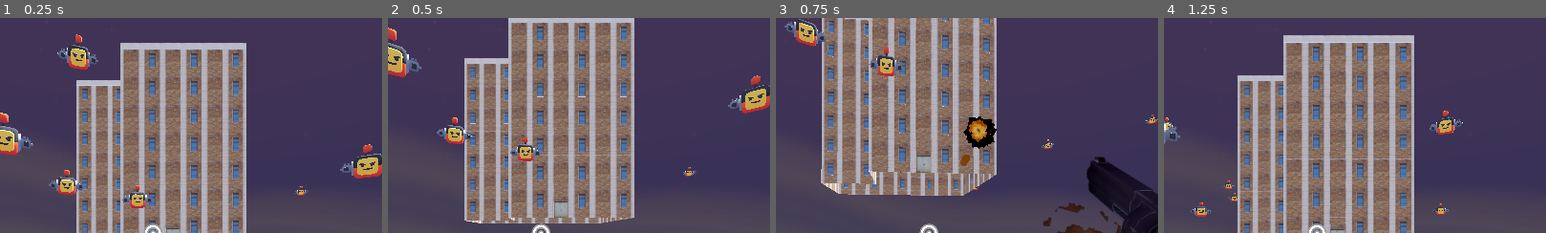
Above: before the commit, frames 1-4 (left to right).
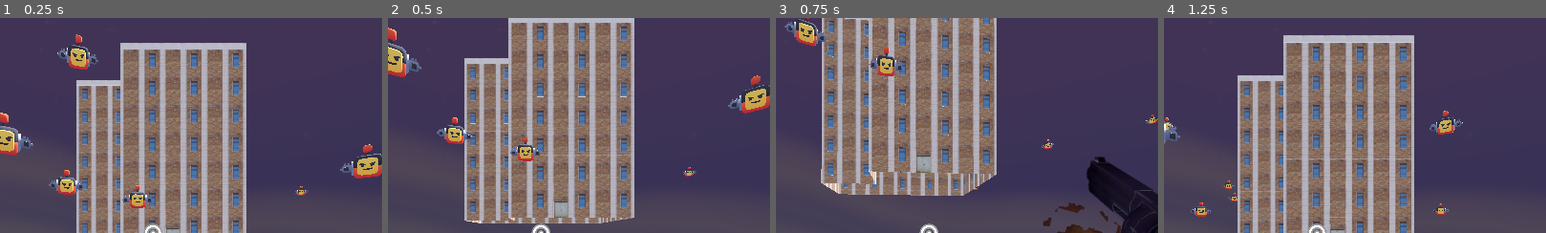
Above: after the commit, the same moments.

Repository: goob30/hackclub-haven
Game: Godot game, scene res://scenes/main.tscn
The game is run twice, just before and just after one commit, with the same random seed, the same clock (stepped at 60 frames per second) and the same inputs.
Inputs (mouse positions are % of the whole screen's width and height, from its top left):
- Up to frame 1 (0.25 s): no input
- Up to frame 2 (0.5 s): no input
- Up to frame 3 (0.75 s): move the mouse to (55, 50) at 0.52 s; hold W (move_forward) from 0.53 s (still down); click (55, 50) at 0.6 s
- Up to frame 4 (1.25 s): keep holding W (move_forward); tap Space (jump) at 0.77 s
The pictures show only the part of the screen within x 30-80%, y 0-50%; the shares and areas given below are measured in that part.

Frames 1-2 are identical in both runs. In frame 3, 1.0% of the frame differs, in the area x 48-58%, y 45-69%; in frame 4, nothing differs.
Error before the commit: Parse Error: Cannot have an element of type "String" in an array of type "Array[PackedScene]". (res://arena/coliseum.gd:32)

Commit message:
Fix building_scenes: preload scene instead of string path

Diff:
--- a/arena/coliseum.gd
+++ b/arena/coliseum.gd
@@ -29,7 +29,7 @@
 
 
 var building_scenes: Array[PackedScene] = [ # Convert the GLBs into scenes and
-	"res://arena/assets/Buildings Prebuild/Ready scenes/flat_lshape.tscn"
+	preload("res://arena/assets/Buildings Prebuild/Ready scenes/flat_lshape.tscn")
 ]
 
 
